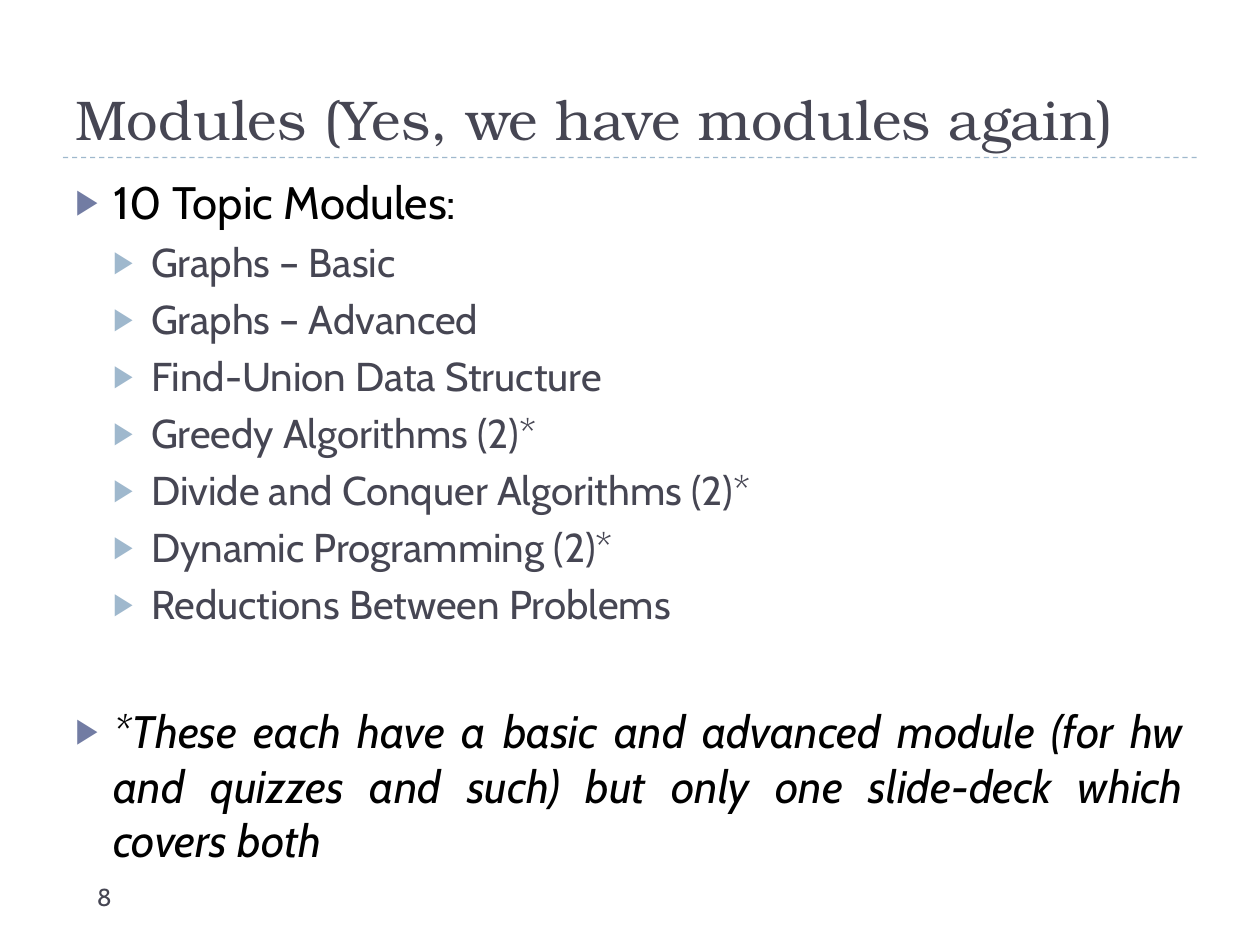
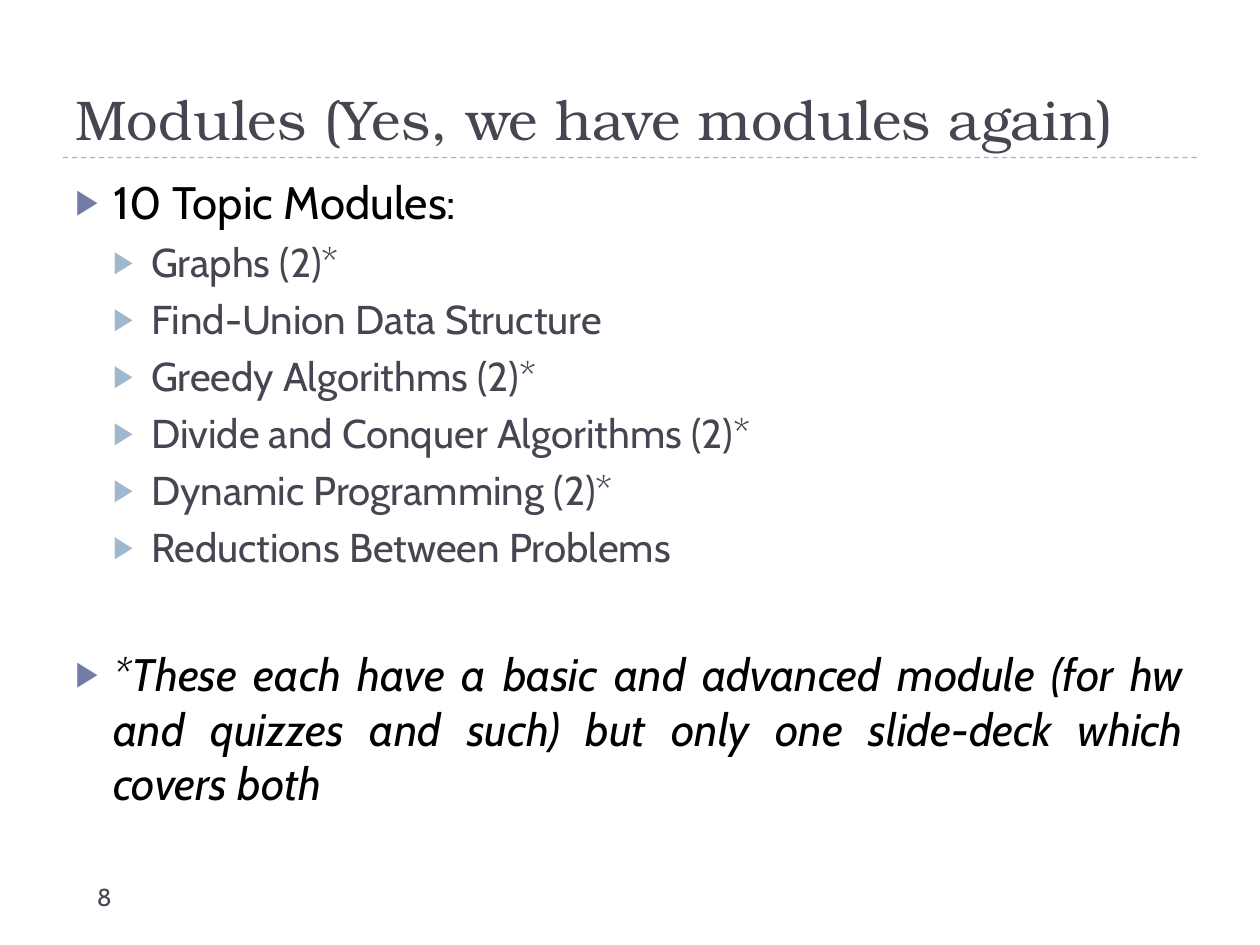
Before and after one commit to markfloryan/dsa2, a slide deck: slide 8 of slides/courseintroduction.pptx. Drawn at 1260x945 pixels with LibreOffice and Linux fonts; fonts in the diff are those of the drawing. Boxes give left, top, right and bottom in pixels: in the first picture for what was removed or moved away, otherwise in the second. Text is boxed around its words. In the diff, an @@ line names an element or a change of style, - is before the commit and + after.

Commit message:
small fixes to intro slides. Added graphs homework

```diff
--- a/slides/courseintroduction.pptx
+++ b/slides/courseintroduction.pptx
@@ text at box(151, 247, 339, 287): text changed @@
-  ▶ Graphs – Basic
-  ▶ Graphs – Advanced
+  ▶ Graphs (2)*
```
Also in this commit, not shown: 1 other slide changed, 9 other files.
